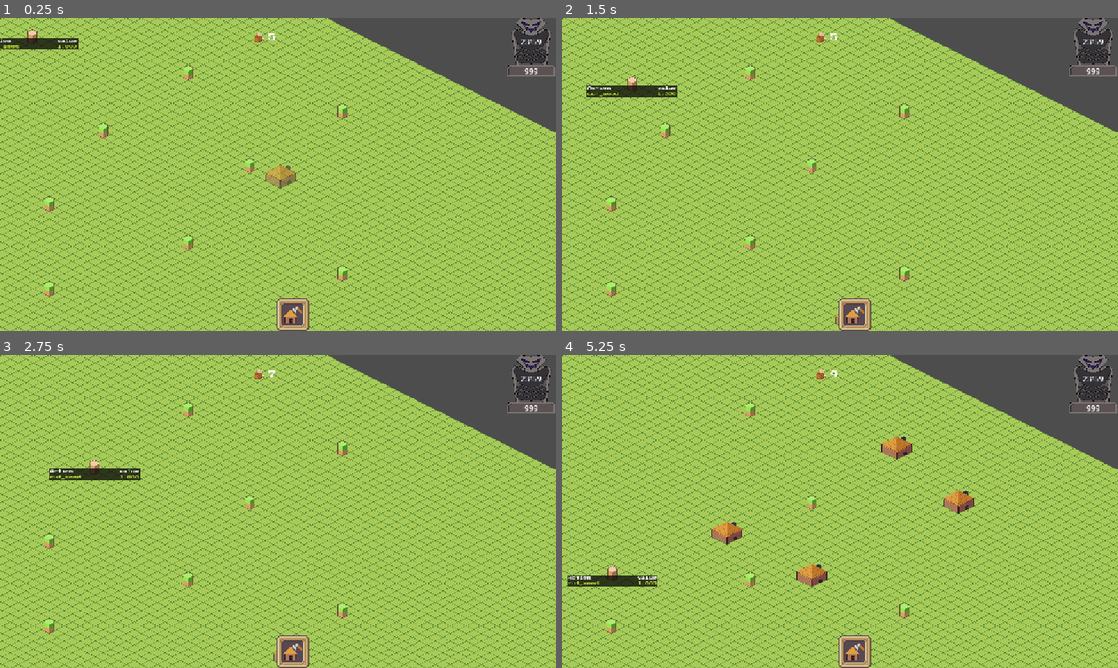
Above: before the commit, frames 1-4 (two rows, left to right).
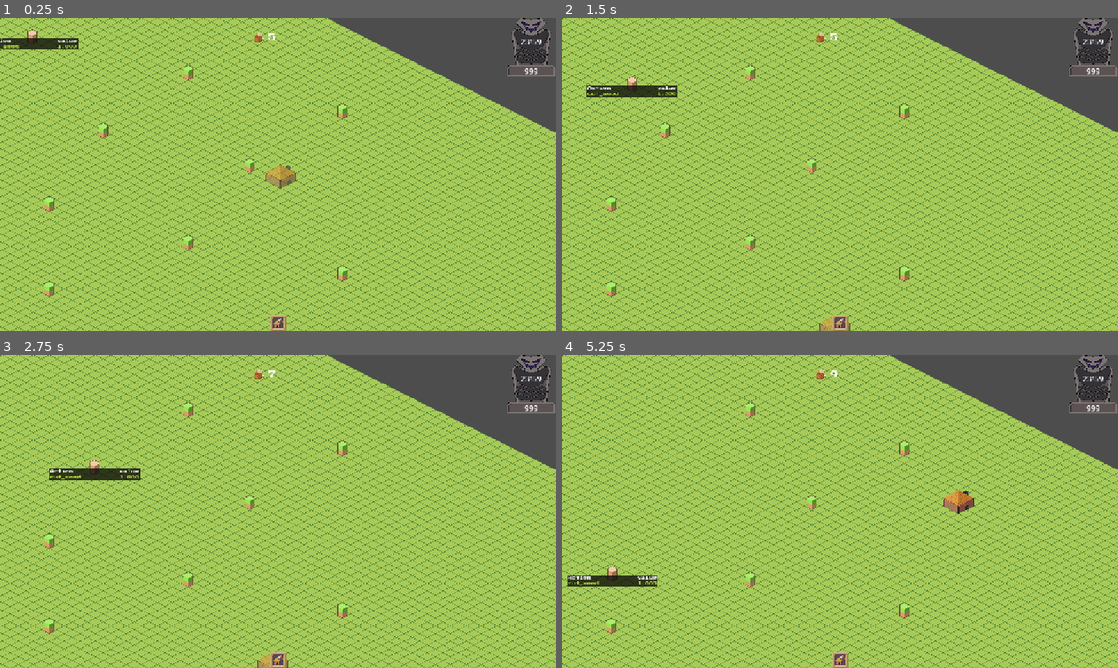
Above: after the commit, the same moments.

Repository: JontanKhuu/Ramen
Game: Godot game, scene res://World/world.tscn
Two runs of this game, one before a commit and one after it. Both use one fixed random seed, a clock stepped at 60 frames per second and the inputs below.
Inputs (mouse positions are in pixels of both pictures, inside the frame that each line leads up to; where the layout moved, square brackets give the same spot in the first picture):
- Up to frame 1 (0.25 s): no input
- Up to frame 2 (1.5 s): click (840, 321) [856, 315] at 0.5 s; click (840, 321) [856, 315] at 1.25 s
- Up to frame 3 (2.75 s): click (278, 658) [294, 652] at 2 s
- Up to frame 4 (5.25 s): tap Enter (ui_accept) at 2.75, 2.85, 3.02, 3.32, 3.6, 3.77, 4.07, 4.35, 5.1 s; move the mouse to (962, 495) at 2.77 s; click (962, 495) at 2.92 s; move the mouse to (728, 527) at 3.52 s; click (728, 527) at 3.67 s; move the mouse to (895, 442) at 4.27 s; click (895, 442) at 4.42 s; move the mouse to (812, 574) at 5.02 s; click (812, 574) at 5.17 s

The runs differ from the first frame. In frame 1, 0.6% of the frame differs, in the area x 48-56%, y 89-100%; in frame 2, 0.7%; in frame 3, 0.7%; in frame 4, 1.5%, in the area x 26-63%, y 26-100%.

Commit message:
build menu foundation

Diff:
--- a/Buildings/house.tscn
+++ b/Buildings/house.tscn
@@ -12,5 +12,5 @@
 offset = Vector2(0, -8)
 
 [node name="CollisionShape2D" type="CollisionShape2D" parent="."]
-position = Vector2(0, 15)
+position = Vector2(0, 11)
 shape = SubResource("CircleShape2D_2kccs")
--- a/TileMap/tile_map.gd
+++ b/TileMap/tile_map.gd
@@ -1,4 +1,5 @@
 extends Node2D
+class_name BuildMap
 
 const HOUSE = preload("res://Buildings/house.tscn")
 
@@ -16,6 +17,11 @@
 		_handle_hover()
 	pass
 
+func set_build_settings(xd : int, yd : int):
+	xdim = xd
+	ydim = yd
+	is_building = true
+
 func _handle_hover() -> void:
 	for cell in hover.get_used_cells():
 		hover.set_cell(cell,-1)
@@ -27,4 +33,5 @@
 		var house = HOUSE.instantiate()
 		house.global_position = hover.map_to_local(tile + Vector2i(1,1))
 		get_parent().add_child(house)
+		is_building = false
 	pass
--- a/UI/BuildMenu/Script/build_action.gd
+++ b/UI/BuildMenu/Script/build_action.gd
@@ -1,6 +1,17 @@
 extends Control
+
+enum BUILDINGS{
+	HOUSE = 0,
+}
 
 @export var xDimension : int
 @export var yDimension : int
 @export var woodCost : int
 @export var stoneCost : int
+@export var building : BUILDINGS
+
+@onready var tileMap : BuildMap = get_node("/root/World/TileMap")
+
+func _on_button_pressed() -> void:
+	print("wow")
+	#tileMap.set_build_settings(xDimension, yDimension)
--- a/UI/BuildMenu/build_action.tscn
+++ b/UI/BuildMenu/build_action.tscn
@@ -1,8 +1,10 @@
-[gd_scene load_steps=4 format=3 uid="uid://qxaw4x1rnktp"]
+[gd_scene load_steps=5 format=3 uid="uid://qxaw4x1rnktp"]
 
 [ext_resource type="Texture2D" uid="uid://dp8su7u866owb" path="res://UI/BuildMenu/Assets/HotkeyBox_34x34.png" id="1_rj5g0"]
 [ext_resource type="Script" uid="uid://ha5ff0qcxchd" path="res://UI/BuildMenu/Script/build_action.gd" id="1_t1kum"]
 [ext_resource type="Texture2D" uid="uid://kdshdbkr7m1u" path="res://UI/BuildMenu/Assets/IconHouseBuild.png" id="2_t1kum"]
+
+[sub_resource type="StyleBoxEmpty" id="StyleBoxEmpty_t1kum"]
 
 [node name="BuildAction" type="Control"]
 custom_minimum_size = Vector2(34, 34)
@@ -15,21 +17,25 @@
 offset = Vector2(17, 17)
 
 [node name="Button" type="Button" parent="."]
-z_index = 1
+z_index = 3
 custom_minimum_size = Vector2(20, 20)
 layout_mode = 1
-anchors_preset = 8
-anchor_left = 0.5
-anchor_top = 0.5
-anchor_right = 0.5
-anchor_bottom = 0.5
-offset_left = -14.0
-offset_top = -14.0
-offset_right = 14.0
-offset_bottom = 14.0
+anchors_preset = -1
+anchor_left = 0.088
+anchor_top = 0.088
+anchor_right = 0.912
+anchor_bottom = 0.912
+offset_left = 0.00799966
+offset_top = 0.00799966
+offset_right = -0.00800133
+offset_bottom = -0.00800133
 grow_horizontal = 2
 grow_vertical = 2
+mouse_default_cursor_shape = 2
+theme_override_styles/focus = SubResource("StyleBoxEmpty_t1kum")
 icon = ExtResource("2_t1kum")
 flat = true
 icon_alignment = 1
-vertical_icon_alignment = 0
+vertical_icon_alignment = 2
+
+[connection signal="pressed" from="Button" to="." method="_on_button_pressed"]
--- a/UI/MainUI/mainUI.tscn
+++ b/UI/MainUI/mainUI.tscn
@@ -13,6 +13,7 @@
 anchor_bottom = 1.0
 grow_horizontal = 2
 grow_vertical = 2
+mouse_filter = 2
 
 [node name="Resources" type="HBoxContainer" parent="GUI"]
 custom_minimum_size = Vector2(100, 50)
@@ -24,11 +25,13 @@
 offset_right = 50.0
 offset_bottom = 50.0
 grow_horizontal = 2
+mouse_filter = 2
 theme_override_constants/separation = 10
 
 [node name="WoodBox" type="MarginContainer" parent="GUI/Resources"]
 custom_minimum_size = Vector2(20, 0)
 layout_mode = 2
+mouse_filter = 2
 theme_override_constants/margin_left = 0
 theme_override_constants/margin_top = 30
 theme_override_constants/margin_right = 0
@@ -44,20 +47,18 @@
 theme_override_constants/margin_right = 0
 
 [node name="BuildingOptions" type="HBoxContainer" parent="GUI"]
+custom_minimum_size = Vector2(34, 34)
 layout_mode = 1
 anchors_preset = 7
 anchor_left = 0.5
 anchor_top = 1.0
 anchor_right = 0.5
 anchor_bottom = 1.0
-offset_left = -30.0
+offset_left = -17.0
 offset_top = -34.0
-offset_right = 30.0
+offset_right = 17.0
 grow_horizontal = 2
 grow_vertical = 0
-scale = Vector2(2, 2)
-pivot_offset = Vector2(0, 34)
-alignment = 1
 
 [node name="BuildAction" parent="GUI/BuildingOptions" instance=ExtResource("2_t0uvf")]
 layout_mode = 2
@@ -67,3 +68,4 @@
 offset_top = 0.0
 offset_right = 0.0
 offset_bottom = 0.0
+mouse_filter = 2
